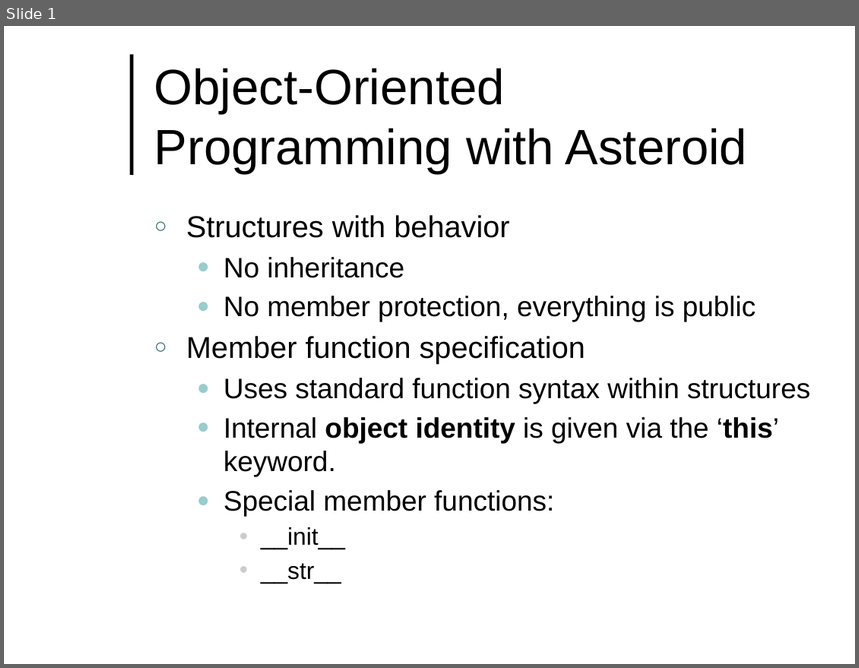
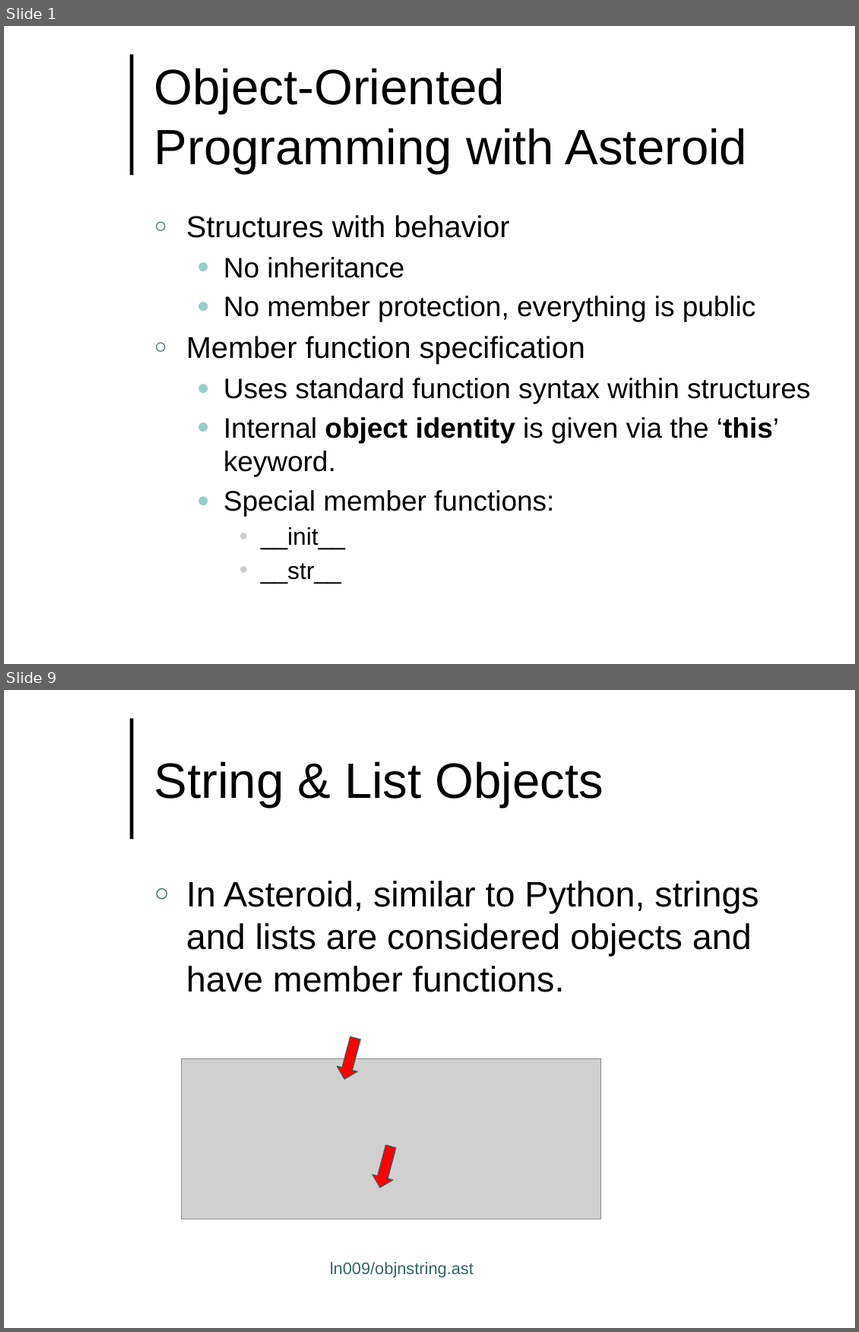
Before and after one commit to lutzhamel/CSC493, a slide deck: notes/csc493-ln009.pptx. Shown one above the other, each under a label of ours: slide 1 before the commit, slides 1 and 9 after it; the slides between them are not shown. The pictures are 859x668 and 859x1332 pixels, drawn with LibreOffice and Linux fonts; fonts in the diff are those of the drawing; grey boxes stand for pictures; background and template pictures are left out. Boxes give left, top, right and bottom in pixels: in the first picture for what was removed or moved away, otherwise in the second. Text is boxed around its words. In the diff, an @@ line names an element or a change of style, - is before the commit and + after.

```diff
--- a/notes/csc493-ln009.pptx
+++ b/notes/csc493-ln009.pptx
@@ slide 9 added at [4,690,855,1328], background #FFFFFF; not listed: 1 template element that a slide beside it also shows @@
@@ title added at [154,761,604,808], 42 pt, text #000000 @@
+String & List Objects
@@ text added at [186,881,759,992], 30 pt, text #000000 @@
+○ In Asteroid, similar to Python, strings and lists are considered objects and have member functions.
@@ down arrow added at [335,1035,366,1082], fill #FF0000, outline #336666 0.75 pt @@
@@ picture added at [181,1059,601,1220] @@
@@ down arrow added at [370,1144,401,1191], fill #FF0000, outline #336666 0.75 pt @@
@@ text added at [330,1262,474,1278], 14 pt, text #336666 @@
+ln009/objnstring.ast
```
Also in this commit, not shown: 2 slides changed, 6 other slides added, 12 other files.
